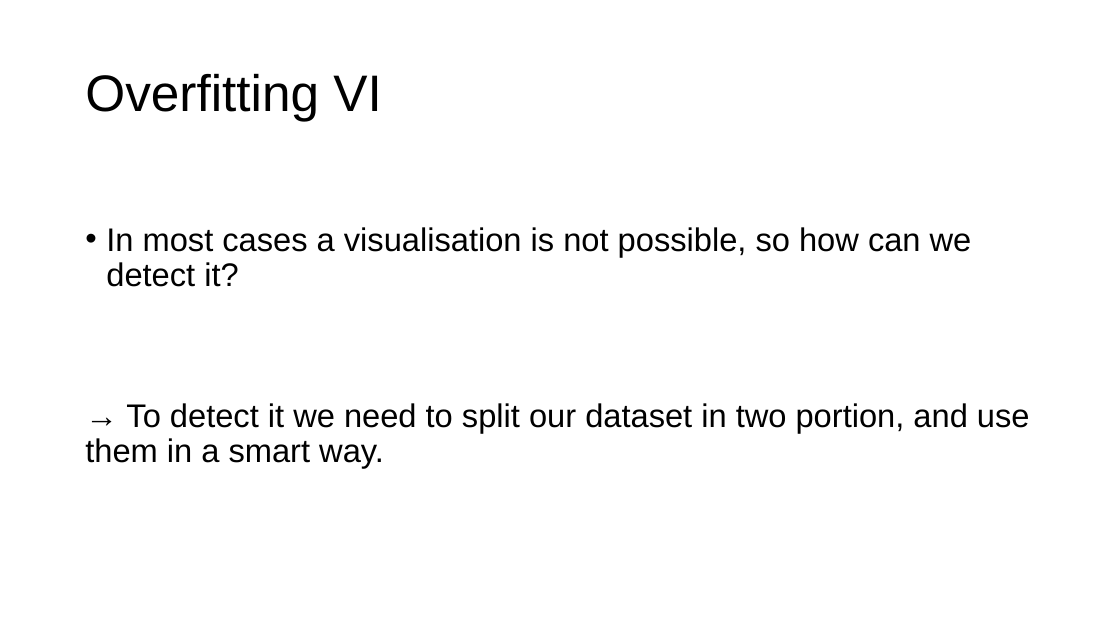
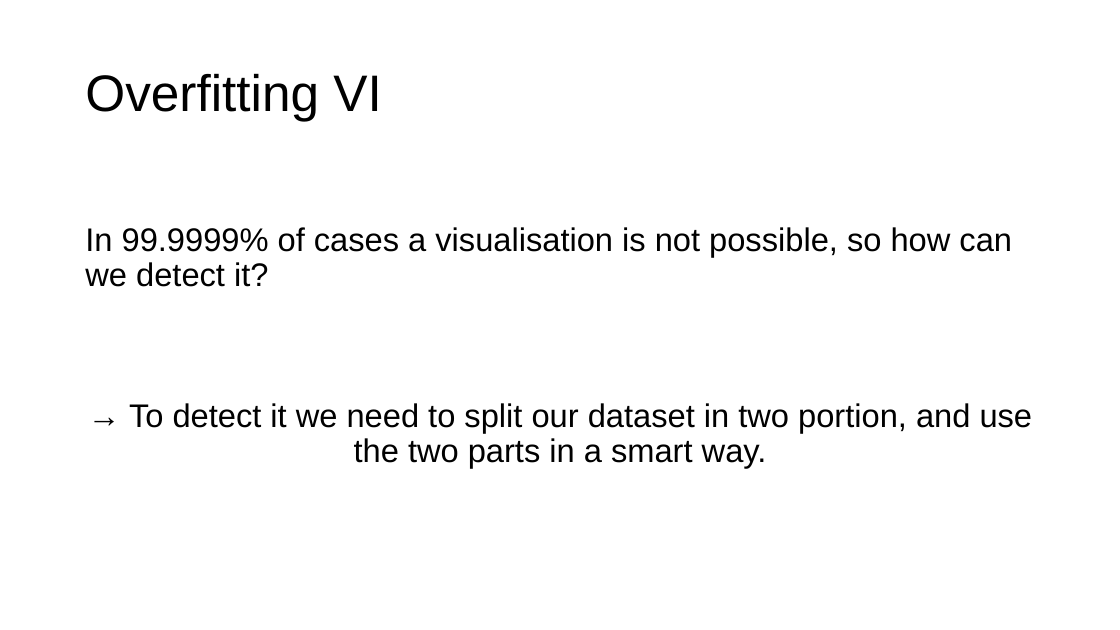
Before and after one commit to toelt-llc/MSCA-ITN-PARENT, a slide deck: slide 8 of DETERMINED2022/Introduction to model validation and unbalanced datasets/DETERMINED2022-toelt-Model_Validation_lecture_michelucci.pptx (slide 9 before the commit). Drawn at 1120x630 pixels with LibreOffice and Linux fonts; fonts in the diff are those of the drawing; background and template pictures are left out. Boxes give left, top, right and bottom in pixels: in the first picture for what was removed or moved away, otherwise in the second. Text is boxed around its words. In the diff, an @@ line names an element or a change of style, - is before the commit and + after.

```diff
--- a/DETERMINED2022/Introduction to model validation and unbalanced datasets/DETERMINED2022-toelt-Model_Validation_lecture_michelucci.pptx
+++ b/DETERMINED2022/Introduction to model validation and unbalanced datasets/DETERMINED2022-toelt-Model_Validation_lecture_michelucci.pptx
@@ text at bbox=[85, 227, 1033, 468]: text changed @@
-• In most cases a visualisation is not possible, so how can we detect it?
-→ To detect it we need to split our dataset in two portion, and use them in a smart way.
+In 99.9999% of cases a visualisation is not possible, so how can we detect it?
+→ To detect it we need to split our dataset in two portion, and use the two parts in a smart way.
```
Also in this commit, not shown: 5 other slides changed, 4 slides added, 3 slides removed, 3 other files.
